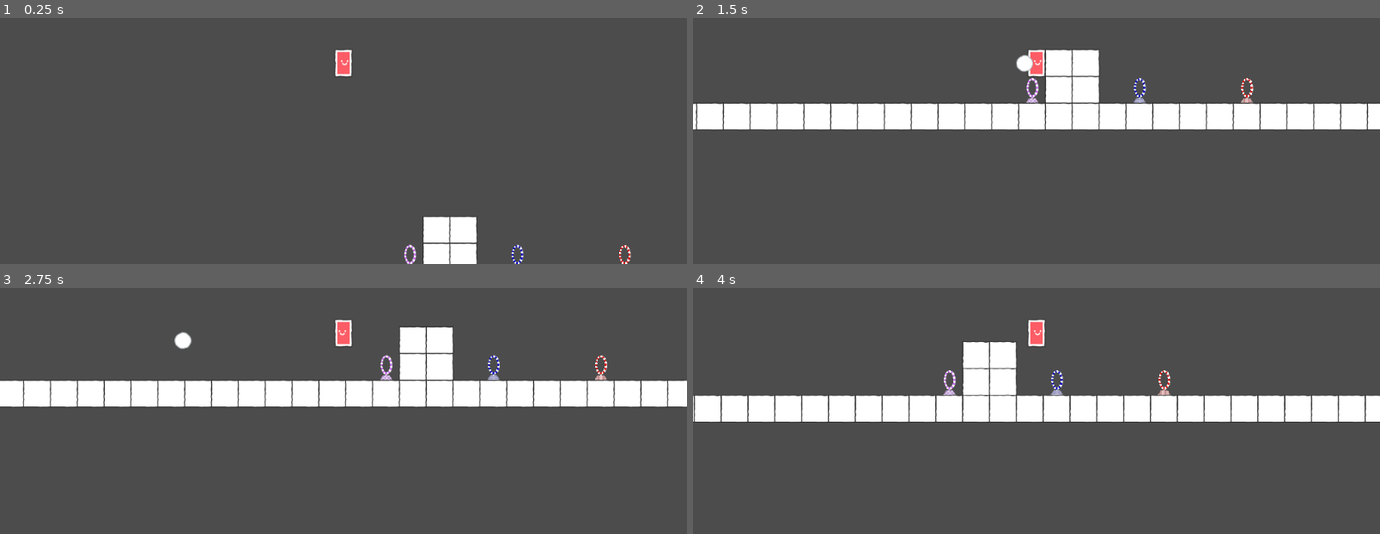
Above: before the commit, frames 1-4 (two rows, left to right).
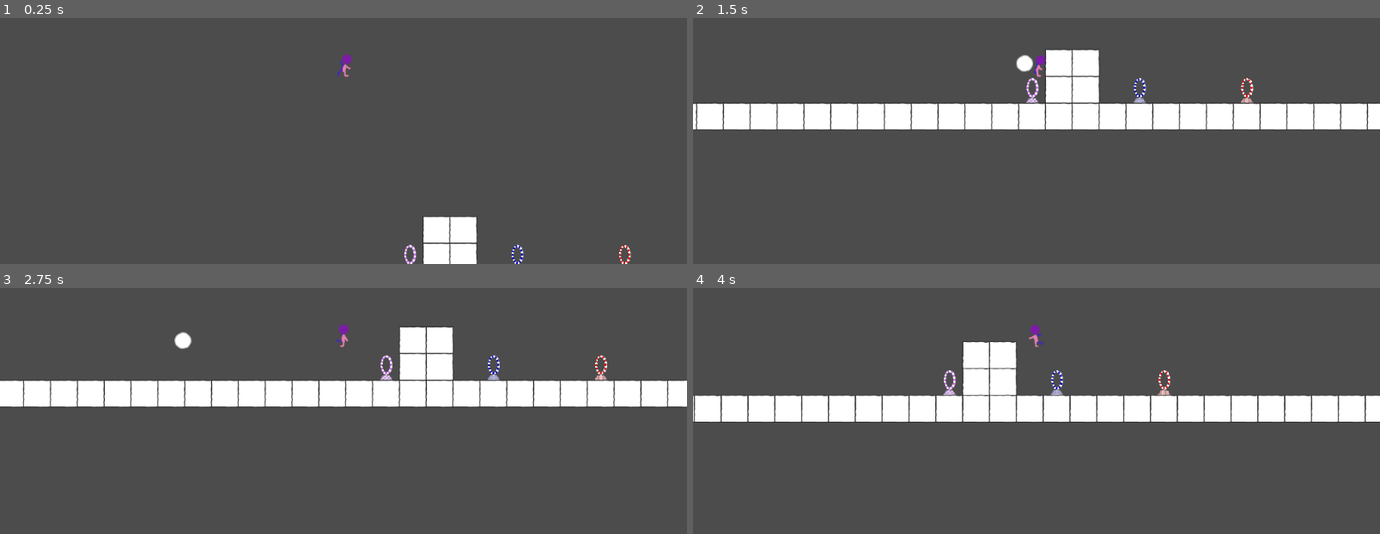
Above: after the commit, the same moments.

Repository: athuyaoo/Harpasnival
Game: Godot game, scene res://level/level.tscn
Two runs of this game, one before a commit and one after it. Both use one fixed random seed, a clock stepped at 60 frames per second and the inputs below.
Inputs:
- Up to frame 1 (0.25 s): no input
- Up to frame 2 (1.5 s): hold C (throw) 0.53-1.28 s; hold Right (move_right) from 0.53 s (still down); tap Up (move_up) at 0.77 s; tap C (throw) at 1.35 s
- Up to frame 3 (2.75 s): tap Up (move_up) at 1.52 s; release Right (move_right) at 2.03 s; hold Left (move_left) from 2.03 s (still down); hold C (throw) from 2.03 s (still down)
- Up to frame 4 (4 s): release Left (move_left) at 2.78 s; release C (throw) at 2.78 s; hold Right (move_right) from 2.78 s (still down); tap C (throw) at 2.85 s; tap Up (move_up) at 3.02, 3.77 s; hold C (throw) from 3.53 s (still down)

The runs differ from the first frame. In frame 1, 0.3% of the frame differs, in the area x 48-52%, y 12-25%; in frame 2, 0.2%; in frame 3, 0.3%; in frame 4, 0.3%.

Commit message:
added placeholder animations

Diff:
--- a/character/player.tscn
+++ b/character/player.tscn
@@ -6,9 +6,124 @@
 [ext_resource path="res://character/states/run.gd" type="Script" id=4]
 [ext_resource path="res://character/states/idle.gd" type="Script" id=5]
 [ext_resource path="res://character/states/air.gd" type="Script" id=6]
+[ext_resource path="res://character/player_walk.png" type="Texture" id=7]
 [ext_resource path="res://character/throw_direction.gd" type="Script" id=8]
+[ext_resource path="res://character/player_yeet.png" type="Texture" id=9]
 
-[sub_resource type="RectangleShape2D" id=1]
+[sub_resource type="AtlasTexture" id=1]
+flags = 4
+atlas = ExtResource( 7 )
+region = Rect2( 0, 0, 64, 64 )
+
+[sub_resource type="AtlasTexture" id=2]
+flags = 4
+atlas = ExtResource( 7 )
+region = Rect2( 64, 0, 64, 64 )
+
+[sub_resource type="AtlasTexture" id=3]
+flags = 4
+atlas = ExtResource( 7 )
+region = Rect2( 128, 0, 64, 64 )
+
+[sub_resource type="AtlasTexture" id=4]
+flags = 4
+atlas = ExtResource( 7 )
+region = Rect2( 192, 0, 64, 64 )
+
+[sub_resource type="AtlasTexture" id=5]
+flags = 4
+atlas = ExtResource( 7 )
+region = Rect2( 256, 0, 64, 64 )
+
+[sub_resource type="AtlasTexture" id=6]
+flags = 4
+atlas = ExtResource( 7 )
+region = Rect2( 320, 0, 64, 64 )
+
+[sub_resource type="AtlasTexture" id=7]
+flags = 4
+atlas = ExtResource( 7 )
+region = Rect2( 384, 0, 64, 64 )
+
+[sub_resource type="AtlasTexture" id=8]
+flags = 4
+atlas = ExtResource( 7 )
+region = Rect2( 448, 0, 64, 64 )
+
+[sub_resource type="AtlasTexture" id=9]
+flags = 4
+atlas = ExtResource( 7 )
+region = Rect2( 512, 0, 64, 64 )
+
+[sub_resource type="AtlasTexture" id=10]
+flags = 4
+atlas = ExtResource( 7 )
+region = Rect2( 576, 0, 64, 64 )
+
+[sub_resource type="AtlasTexture" id=11]
+flags = 4
+atlas = ExtResource( 7 )
+region = Rect2( 640, 0, 64, 64 )
+
+[sub_resource type="AtlasTexture" id=12]
+flags = 4
+atlas = ExtResource( 7 )
+region = Rect2( 704, 0, 64, 64 )
+
+[sub_resource type="AtlasTexture" id=15]
+flags = 4
+atlas = ExtResource( 9 )
+region = Rect2( 0, 0, 64, 64 )
+
+[sub_resource type="AtlasTexture" id=16]
+flags = 4
+atlas = ExtResource( 9 )
+region = Rect2( 64, 0, 64, 64 )
+
+[sub_resource type="AtlasTexture" id=17]
+flags = 4
+atlas = ExtResource( 9 )
+region = Rect2( 128, 0, 64, 64 )
+
+[sub_resource type="AtlasTexture" id=18]
+flags = 4
+atlas = ExtResource( 9 )
+region = Rect2( 192, 0, 64, 64 )
+
+[sub_resource type="AtlasTexture" id=19]
+flags = 4
+atlas = ExtResource( 9 )
+region = Rect2( 256, 0, 64, 64 )
+
+[sub_resource type="AtlasTexture" id=20]
+flags = 4
+atlas = ExtResource( 9 )
+region = Rect2( 320, 0, 64, 64 )
+
+[sub_resource type="AtlasTexture" id=21]
+flags = 4
+atlas = ExtResource( 9 )
+region = Rect2( 320, 0, 64, 64 )
+
+[sub_resource type="SpriteFrames" id=13]
+animations = [ {
+"frames": [ ExtResource( 1 ) ],
+"loop": true,
+"name": "idle",
+"speed": 5.0
+}, {
+"frames": [ SubResource( 1 ), SubResource( 2 ), SubResource( 3 ), SubResource( 4 ), SubResource( 5 ), SubResource( 6 ), SubResource( 7 ), SubResource( 8 ), SubResource( 9 ), SubResource( 10 ), SubResource( 11 ), SubResource( 12 ) ],
+"loop": true,
+"name": "run",
+"speed": 20.0
+}, {
+"frames": [ SubResource( 15 ), SubResource( 15 ), SubResource( 16 ), SubResource( 17 ), SubResource( 18 ), SubResource( 19 ), SubResource( 20 ), SubResource( 21 ), SubResource( 21 ), SubResource( 21 ), SubResource( 21 ), SubResource( 21 ), SubResource( 21 ) ],
+"loop": false,
+"name": "yeet",
+"speed": 20.0
+} ]
+
+[sub_resource type="RectangleShape2D" id=14]
 extents = Vector2( 18, 27 )
 
 [node name="Player" type="KinematicBody2D"]
@@ -23,14 +138,21 @@
 script = ExtResource( 8 )
 
 [node name="Sprite" type="Sprite" parent="Direction"]
+visible = false
 texture = ExtResource( 1 )
 __meta__ = {
 "_edit_lock_": true
 }
 
+[node name="AnimatedSprite" type="AnimatedSprite" parent="Direction"]
+frames = SubResource( 13 )
+animation = "run"
+frame = 2
+playing = true
+
 [node name="CollisionShape2D" type="CollisionShape2D" parent="."]
 position = Vector2( 0, 2 )
-shape = SubResource( 1 )
+shape = SubResource( 14 )
 __meta__ = {
 "_edit_lock_": true
 }
--- a/vfx/Simple Explosion.tscn
+++ b/vfx/Simple Explosion.tscn
@@ -8,6 +8,7 @@
 [node name="Simple Explosion" type="Node2D"]
 
 [node name="CPUParticles2D" type="CPUParticles2D" parent="."]
+emitting = false
 amount = 60
 lifetime = 2.0
 one_shot = true
Not shown: 1 places in character/player.tscn that only renumber resources
Binary file added: character/player_walk.png
Not shown, added: character/player_walk.png.import
Binary file added: character/player_yeet.png
Not shown, added: character/player_yeet.png.import
Binary file added: vfx/player_walk.png
Not shown, added: vfx/player_walk.png.import
